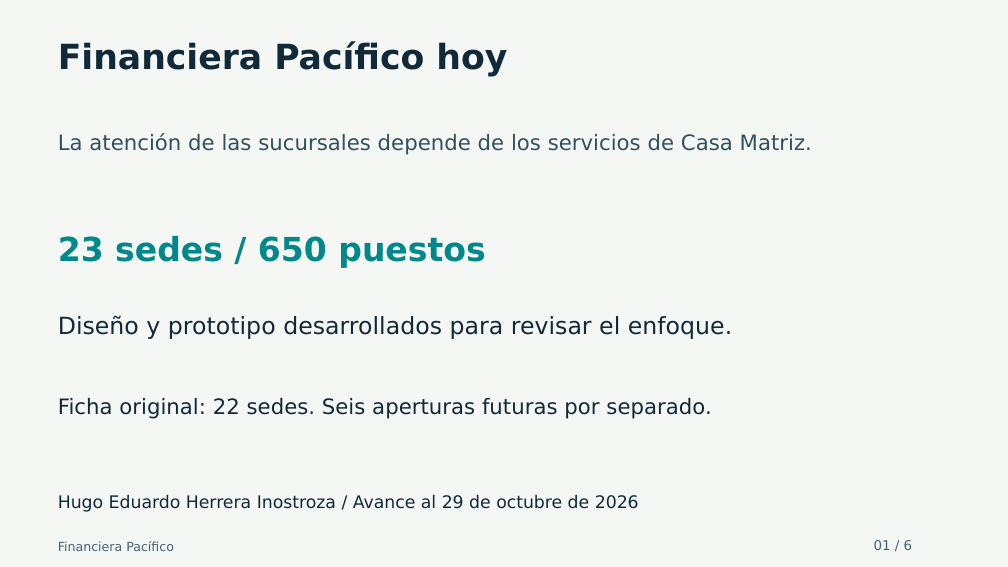
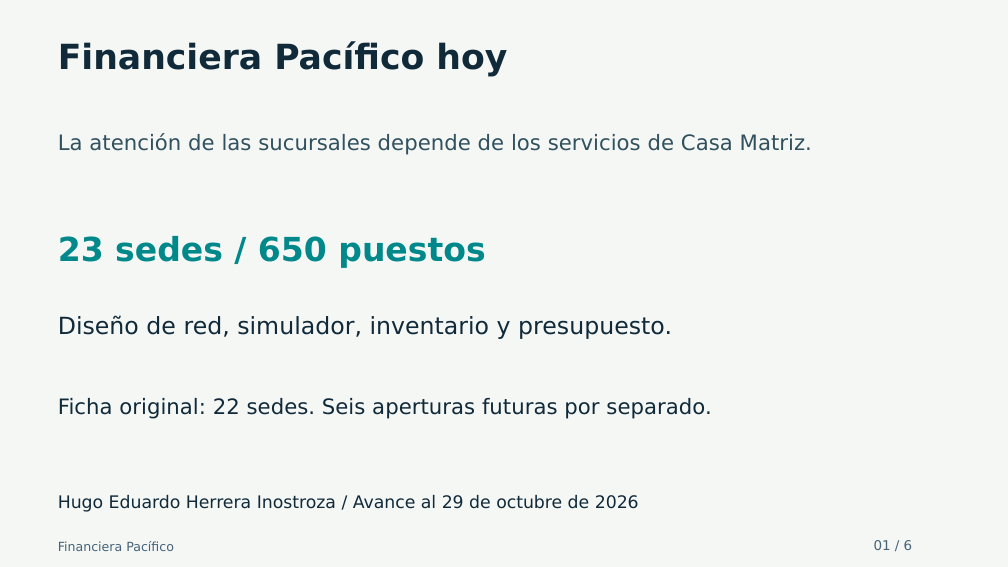
Before and after one commit to hu-herrera/financiera-pacifico-entrega-docente, a slide deck: slide 1 of Presentacion/Avance_Financiera_Pacifico_30_oct_2026.pptx. Drawn at 1008x567 pixels with LibreOffice and Linux fonts; fonts in the diff are those of the drawing. Boxes give left, top, right and bottom in pixels: in the first picture for what was removed or moved away, otherwise in the second. Text is boxed around its words. In the diff, an @@ line names an element or a change of style, - is before the commit and + after.

```diff
--- a/Presentacion/Avance_Financiera_Pacifico_30_oct_2026.pptx
+++ b/Presentacion/Avance_Financiera_Pacifico_30_oct_2026.pptx
@@ text at [58, 315, 672, 339]: text changed @@
-Diseño y prototipo desarrollados para revisar el enfoque.
+Diseño de red, simulador, inventario y presupuesto.
```
Also in this commit, not shown: 1 other slide changed, 12 other files.
